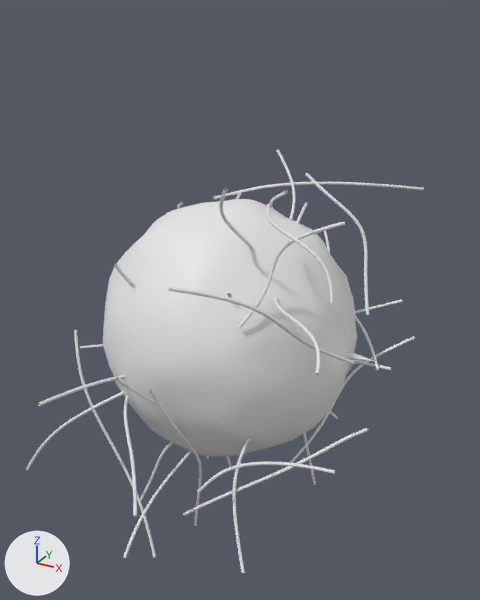
A saved change to the glTF model inner-restore/public/static/models/vessel.glb.
One viewpoint serves both versions: a 50 mm camera at (23.9, -41.7, 23.4) aimed at (0.4, 1.0, 2.0). Every picture has the same lights, and +X, +Y and +Z are marked at lower left. The first picture is the older version. Vertices at exactly the same position are counted once.

Objects in the first picture: 'fibrin', 'foam' and 1 more.
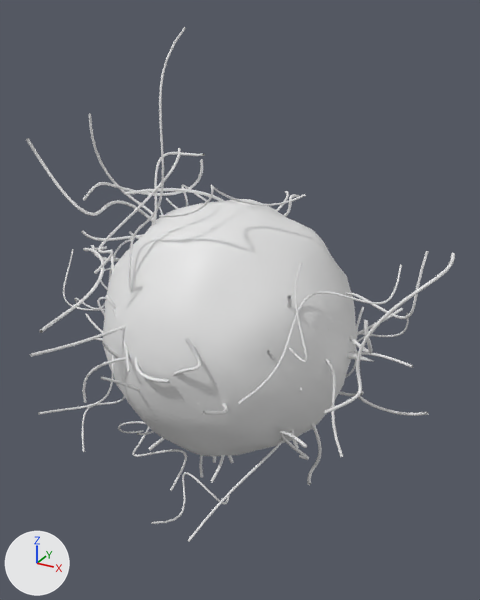
Where the change shows, as pixel boxes (x1, y1, x2, y2) in the pictures (480 x 600 px; the box of a moved part takes in the faces that stretch with it):
'fibrin', reshaped (8% wider, 21% taller)
    before: (26, 149, 424, 573)
    after: (26, 27, 455, 542)
part 1 of me_f, rebuilt (mostly hidden)
    before: (330, 412, 338, 419)
    after: (357, 336, 365, 342)
part 2 of me_f, rebuilt (mostly hidden)
    before: (114, 263, 133, 287)
    after: (103, 343, 119, 358)
part 3 of me_f, rebuilt (mostly hidden afterwards)
    before: (38, 375, 125, 406)
    after: (101, 376, 140, 391)
part 4 of me_f, rebuilt
    before: (232, 438, 250, 573)
    after: (187, 437, 286, 542)
part 5 of me_f, deleted
    before: (197, 173, 424, 493)
part 6 of me_f, moved or reshaped
    before: (26, 149, 415, 558)
    after: (26, 27, 455, 524)

The change in detail:
me_f is used by ob_fibrin; location (0.0, 0.0, 0.0).
me_f had 19872 vertices, 39192 faces and spanned x -16.7..13.7, y -17.1..15.9, z -19.3..13.6.
me_f now has 21120 vertices, 40920 faces and spans x -20.6..16.3, y -15.2..12.3, z -14.7..22.3.
me_f part 1: the loose piece of 432 vertices spanning x -8.7..7.4, y 2.0..6.4, z -10.1..-5.0 is rebuilt with 192 vertices and now spans x -7.9..9.4, y 3.5..6.4, z -11.3..-1.2.
me_f part 2: the loose piece of 432 vertices spanning x -4.3..1.1, y -8.5..-3.9, z -6.4..7.3 is rebuilt with 192 vertices and now spans x -4.3..0.4, y -10.7..-2.7, z -5.4..2.3.
me_f part 3: the loose piece of 432 vertices spanning x -5.0..-0.9, y -16.1..0.9, z -5.3..0.2 is rebuilt with 192 vertices and now spans x -5.1..-1.7, y -12.5..-2.2, z -9.1..0.9.
me_f part 4: the loose piece of 432 vertices spanning x 4.8..8.0, y -12.2..-1.4, z -11.5..-1.6 is rebuilt with 192 vertices and now spans x 3.8..8.0, y -12.7..4.0, z -10.1..-4.0.
me_f part 5: 8 loose pieces with 3456 vertices, spanning x -4.4..12.4, y -11.5..12.2, z -6.7..13.6, are deleted.
me_f part 6: 18 vertices moved within x -5.2..3.6, y -5.6..10.4, z -8.6..7.1; 14641 vertices removed from x -16.7..13.7, y -17.1..15.9, z -19.3..12.5; 20305 vertices added at x -20.6..16.3, y -15.2..12.3, z -14.7..22.3.
